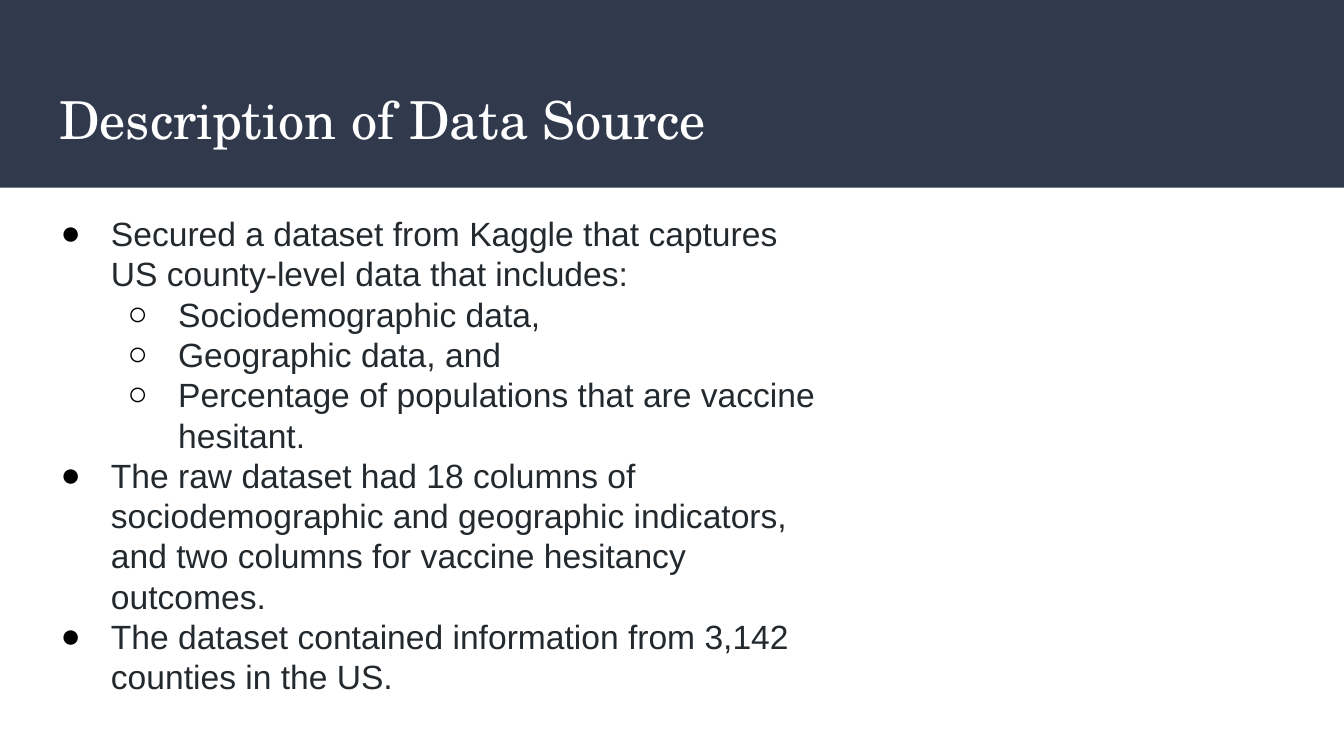
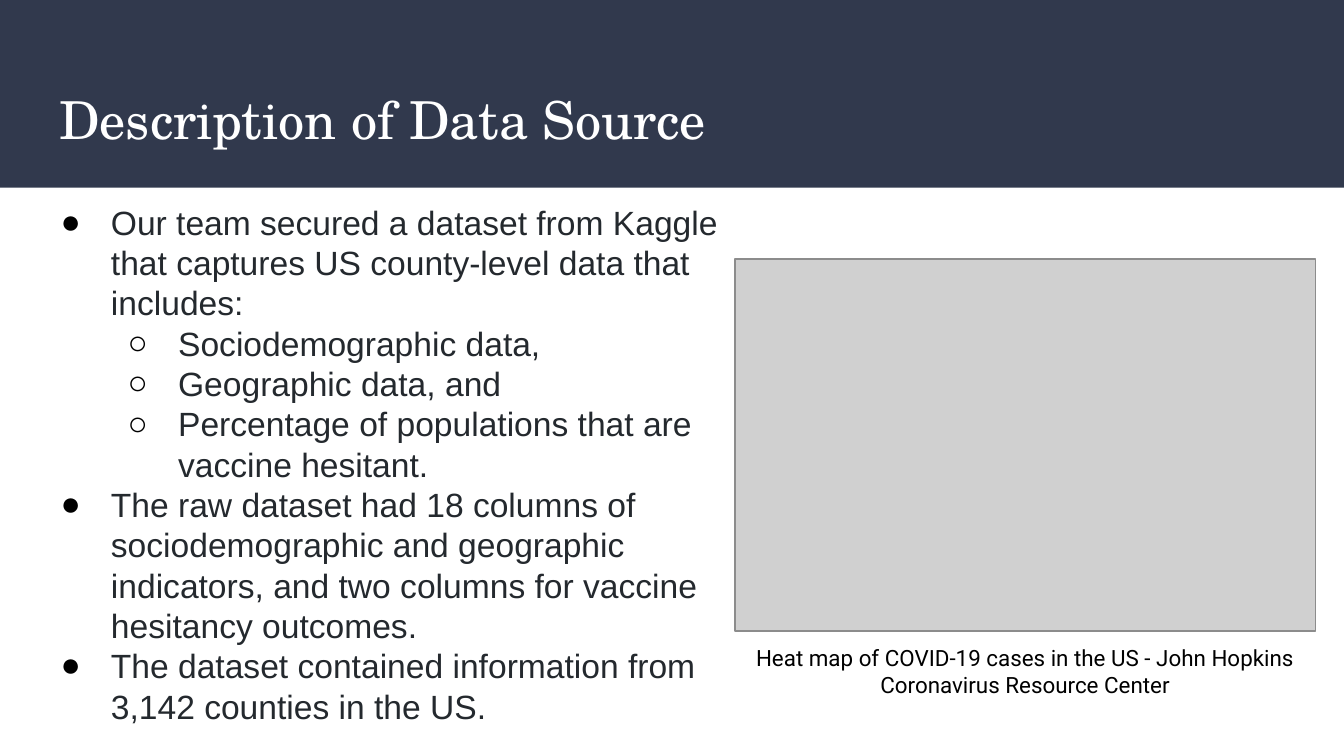
Before and after one commit to AaraniSivasekaram/Predictive_Modelling_Project, a slide deck: slide 4 of Vaccine Hesitancy Presentation.pptx. Drawn at 1344x756 pixels with LibreOffice and Linux fonts; fonts in the diff are those of the drawing; grey boxes stand for pictures. Boxes give left, top, right and bottom in pixels: in the first picture for what was removed or moved away, otherwise in the second. Text is boxed around its words. In the diff, an @@ line names an element or a change of style, - is before the commit and + after.

Commit message:
Updated presentation and included data viz images

```diff
--- a/Vaccine Hesitancy Presentation.pptx
+++ b/Vaccine Hesitancy Presentation.pptx
@@ text "Our team secured a dataset ...": place and size @@
-text "Our team secured a dataset ..." at box(111, 221, 815, 690)
+text "Our team secured a dataset ..." at box(111, 210, 718, 724)
@@ text at box(111, 210, 718, 316): text changed @@
-● Secured a dataset from Kaggle that captures US county-level data that includes:
+● Our team secured a dataset from Kaggle that captures US county-level data that includes:
@@ picture added at box(735, 259, 1316, 632) @@
@@ text added at box(756, 649, 1294, 694), 12 pt, text #000000 @@
+Heat map of COVID-19 cases in the US - John Hopkins Coronavirus Resource Center
```
Also in this commit, not shown: 6 other slides changed, 6 slides added, 2 slides removed.
